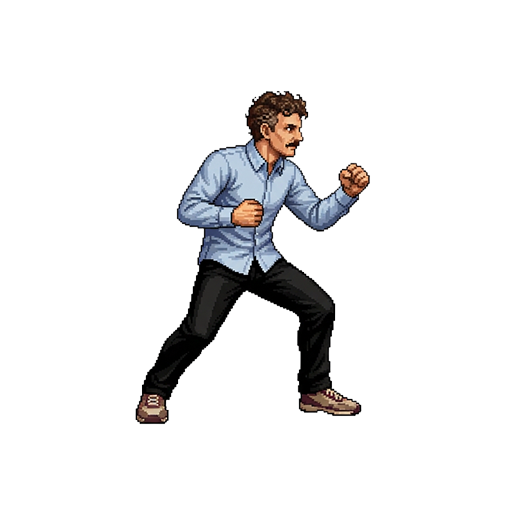
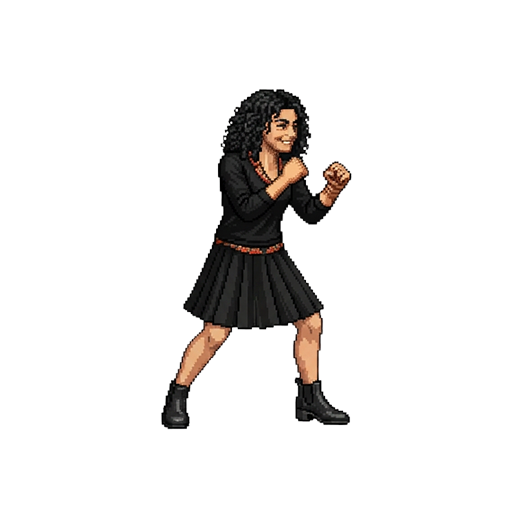
Revision of a layered 512x512 image; what changed, layer by layer:
added group "MARTINI" with 1 layers above "PEIROLO" over [160, 89, 352, 430]
added layer "martini" in group "MARTINI" over [160, 89, 352, 430]
moved "condello" into group "CONDELLO", painted on it over [135, 90, 370, 430]
showed "Sfondo" over [135, 89, 370, 430]
